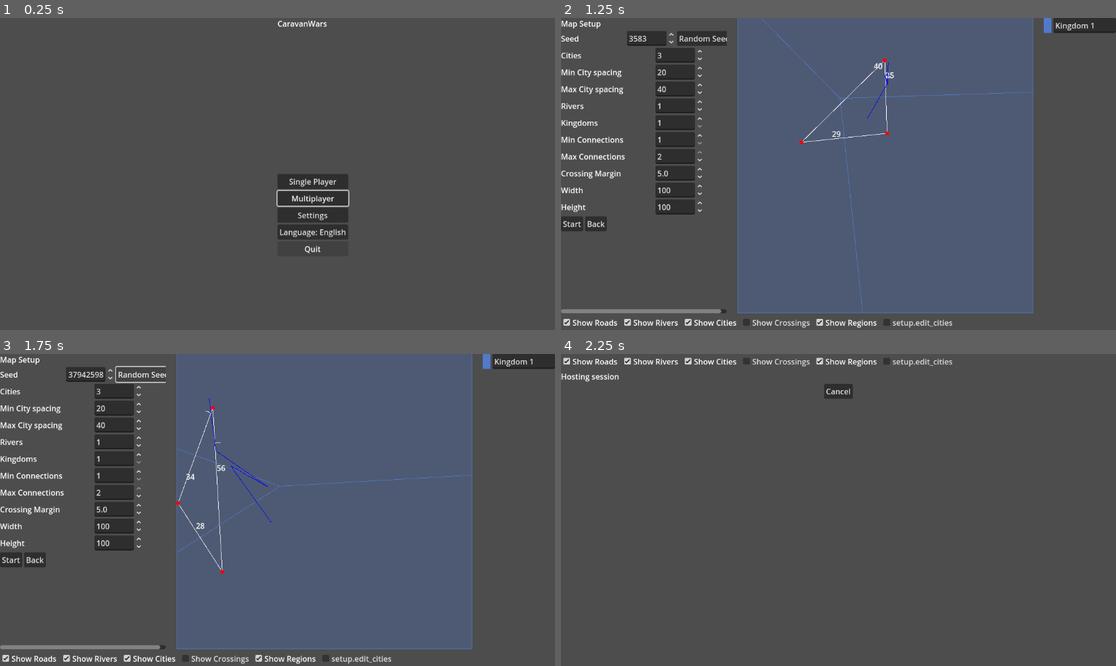
Above: before the commit, frames 1-4 (two rows, left to right).
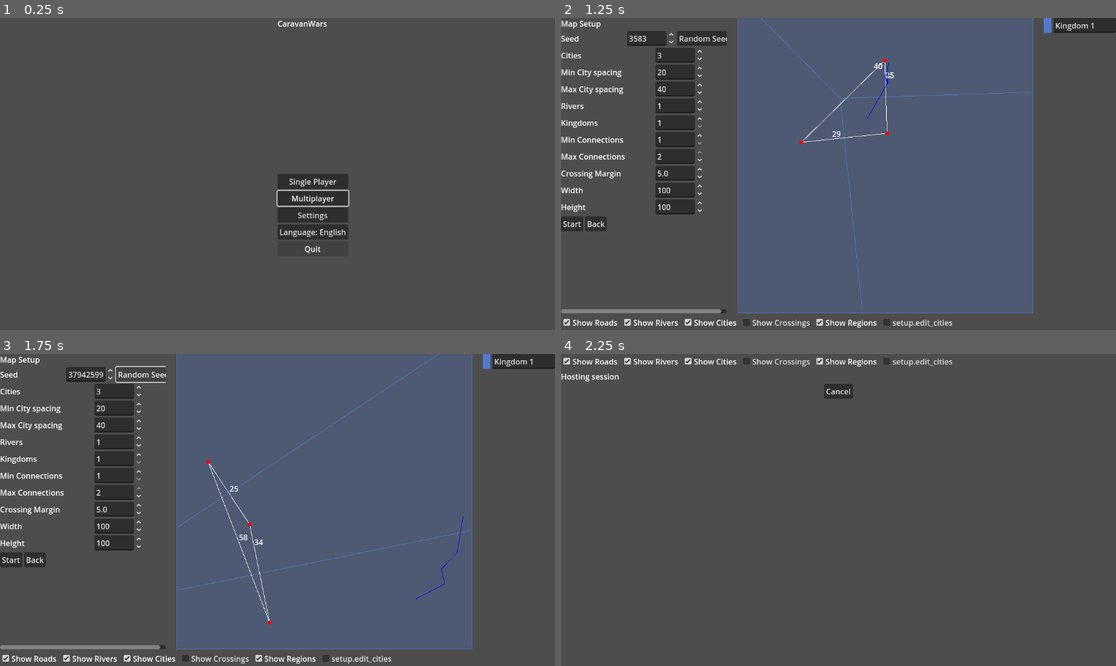
Above: after the commit, the same moments.

Repository: sepa79/CaravanWars
Game: Godot game, scene res://scenes/Main.tscn
Same seed, same stepped clock (60 frames per second), same inputs: the game is played once before the commit and once after it.
Inputs:
- Up to frame 1 (0.25 s): no input
- Up to frame 2 (1.25 s): click "Single Player" at 0.5 s
- Up to frame 3 (1.75 s): click "Random Seed" at 1.25 s
- Up to frame 4 (2.25 s): click "Start" at 2 s

Frames 1-2 are identical in both runs. In frame 3, 1.1% of the frame differs, in the area x 17-85%, y 0-87%; in frame 4, nothing differs.

Commit message:
fix: guard random seed and avoid snapshot shadowing

Diff:
--- a/game/map/MapSnapshot.gd
+++ b/game/map/MapSnapshot.gd
@@ -14,8 +14,8 @@
     edges = {}
     regions = {}
 
-static func from_map(map_data: Dictionary, rng_seed: int, version: String) -> MapSnapshot:
-    var snapshot := MapSnapshot.new(rng_seed, version)
+static func from_map(map_data: Dictionary, p_rng_seed: int, p_version: String) -> MapSnapshot:
+    var snapshot := MapSnapshot.new(p_rng_seed, p_version)
     var roads: Dictionary = map_data.get("roads", {})
     for node in roads.get("nodes", {}).values():
         snapshot.nodes[node.id] = node
--- a/game/map/RoadNetwork.gd
+++ b/game/map/RoadNetwork.gd
@@ -148,9 +148,12 @@
 func _insert_crossings(nodes: Dictionary, edges: Dictionary, next_node_id: int, next_edge_id: int) -> Dictionary:
     var edge_ids = edges.keys()
     var changed := true
-    while changed:
+    var iterations: int = 0
+    var max_iterations: int = 1000
+    while changed and iterations < max_iterations:
         changed = false
         edge_ids = edges.keys()
+        iterations += 1
         for i in range(edge_ids.size()):
             var id_a: int = edge_ids[i]
             var edge_a: Edge = edges[id_a]
@@ -192,7 +195,8 @@
                 break
             if changed:
                 break
-
+    if iterations == max_iterations:
+        push_warning("[RoadNetwork] crossing insertion iteration limit reached")
     return {
         "next_node_id": next_node_id,
         "next_edge_id": next_edge_id,
--- a/game/ui/MapSetupScreen.gd
+++ b/game/ui/MapSetupScreen.gd
@@ -214,7 +214,7 @@
 
 func _on_random_seed_pressed() -> void:
     seed_spin.set_block_signals(true)
-    var random_value: int = randi() % int(seed_spin.max_value)
+    var random_value: int = randi_range(1, int(seed_spin.max_value))
     seed_spin.value = random_value
     seed_spin.set_block_signals(false)
     _on_params_changed(0.0)
Not shown, changed: CHANGELOG.md
Not shown, changed: RULES_ALWAYS_READ.md
